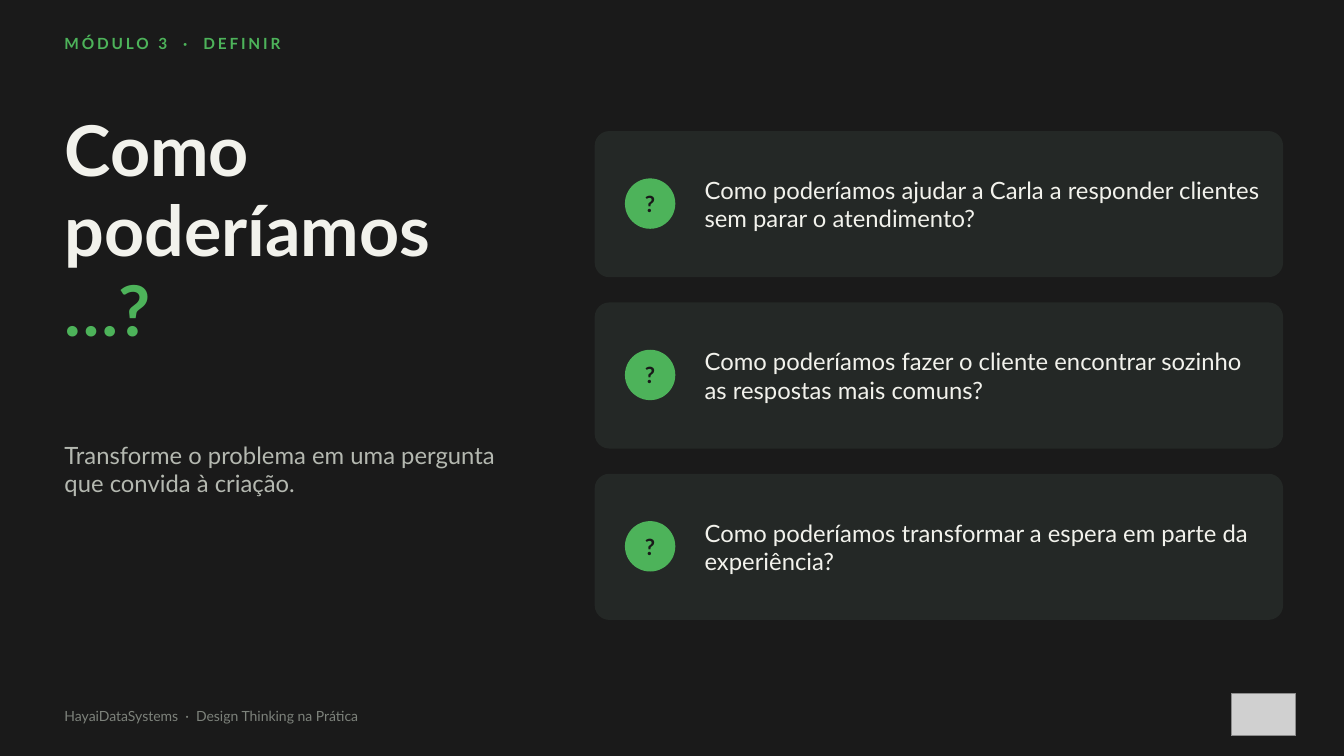
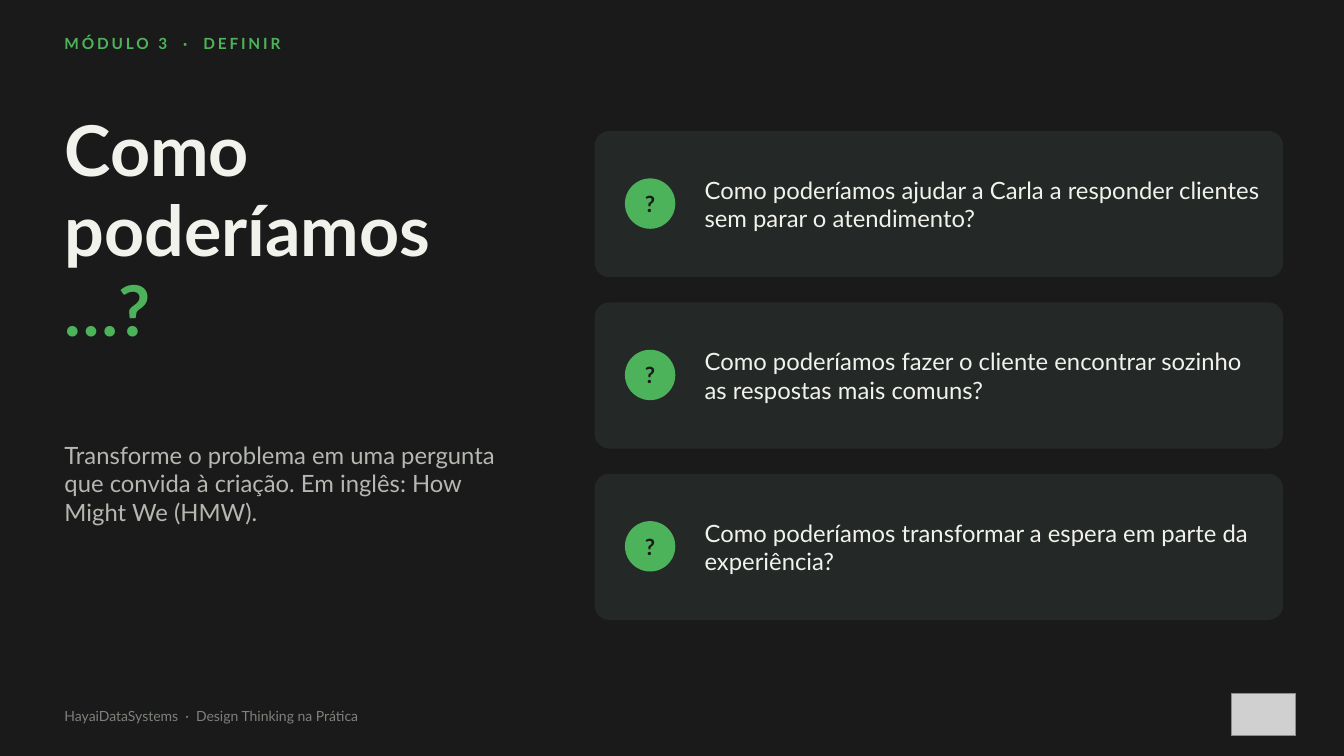
Before and after one commit to MiltonCarlosRibeiro/train-design-thinking-process, a slide deck: slide 44 of DT_na_Pratica_Slides-transflow.pptx. Drawn at 1344x756 pixels with LibreOffice and Linux fonts; fonts in the diff are those of the drawing; grey boxes stand for pictures. Boxes give left, top, right and bottom in pixels: in the first picture for what was removed or moved away, otherwise in the second. Text is boxed around its words. In the diff, an @@ line names an element or a change of style, - is before the commit and + after.

```diff
--- a/DT_na_Pratica_Slides-transflow.pptx
+++ b/DT_na_Pratica_Slides-transflow.pptx
@@ text at (x1=64, y1=446, x2=495, y2=526): text changed @@
-Transforme o problema em uma pergunta que convida à criação.
+Transforme o problema em uma pergunta que convida à criação. Em inglês: How Might We (HMW).
```
Also in this commit, not shown: 2 other slides changed.
